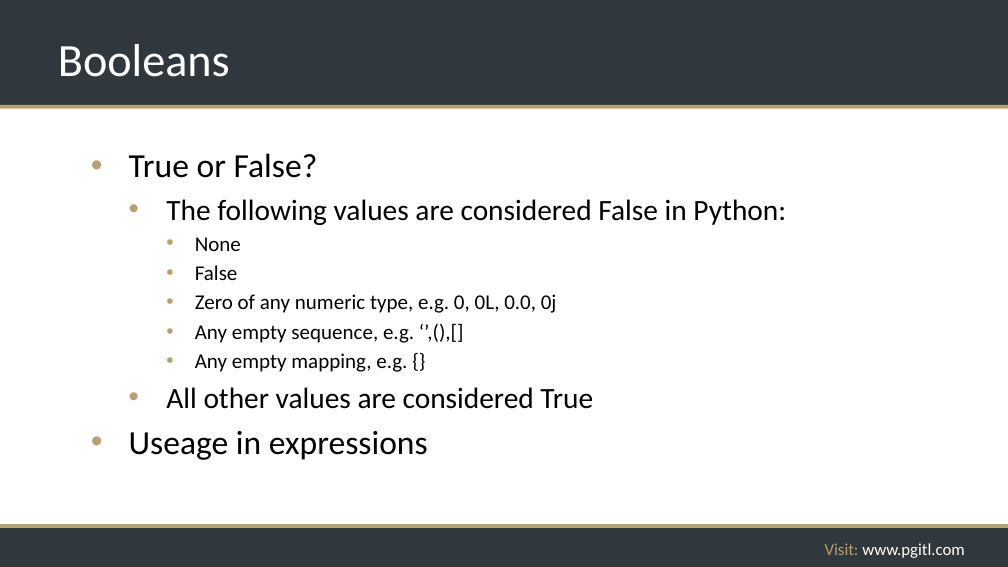
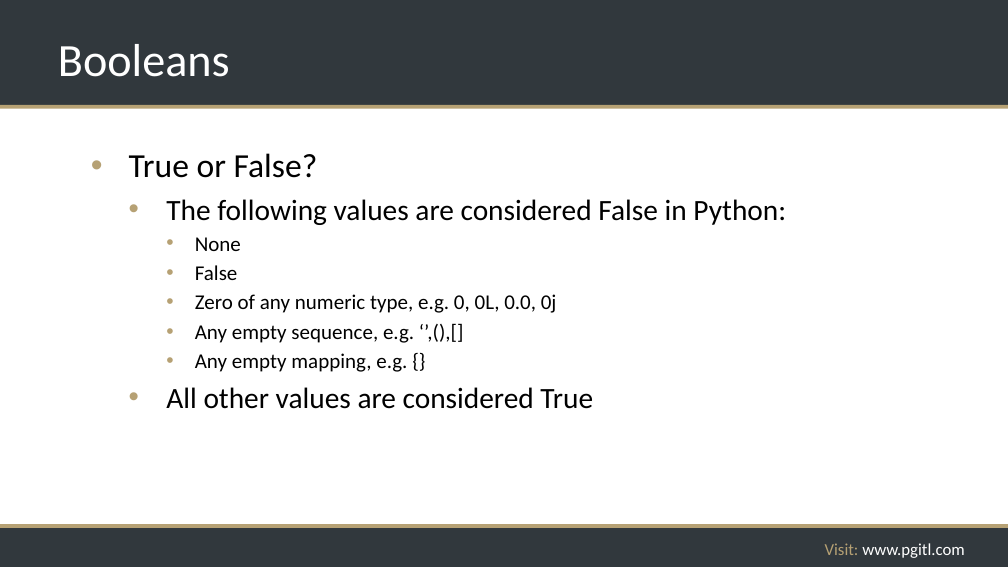
Before and after one commit to rikkouri/project-a, a slide deck: slide 49 of Programming Foundations.pptx. Drawn at 1008x567 pixels with LibreOffice and Linux fonts; fonts in the diff are those of the drawing; background and template pictures are left out. Boxes give left, top, right and bottom in pixels: in the first picture for what was removed or moved away, otherwise in the second. Text is boxed around its words. In the diff, an @@ line names an element or a change of style, - is before the commit and + after.

```diff
--- a/Programming Foundations.pptx
+++ b/Programming Foundations.pptx
@@ text at (x1=129, y1=431, x2=428, y2=460): paragraph removed @@
-• Useage in expressions
```
Also in this commit, not shown: 7 slides added.
